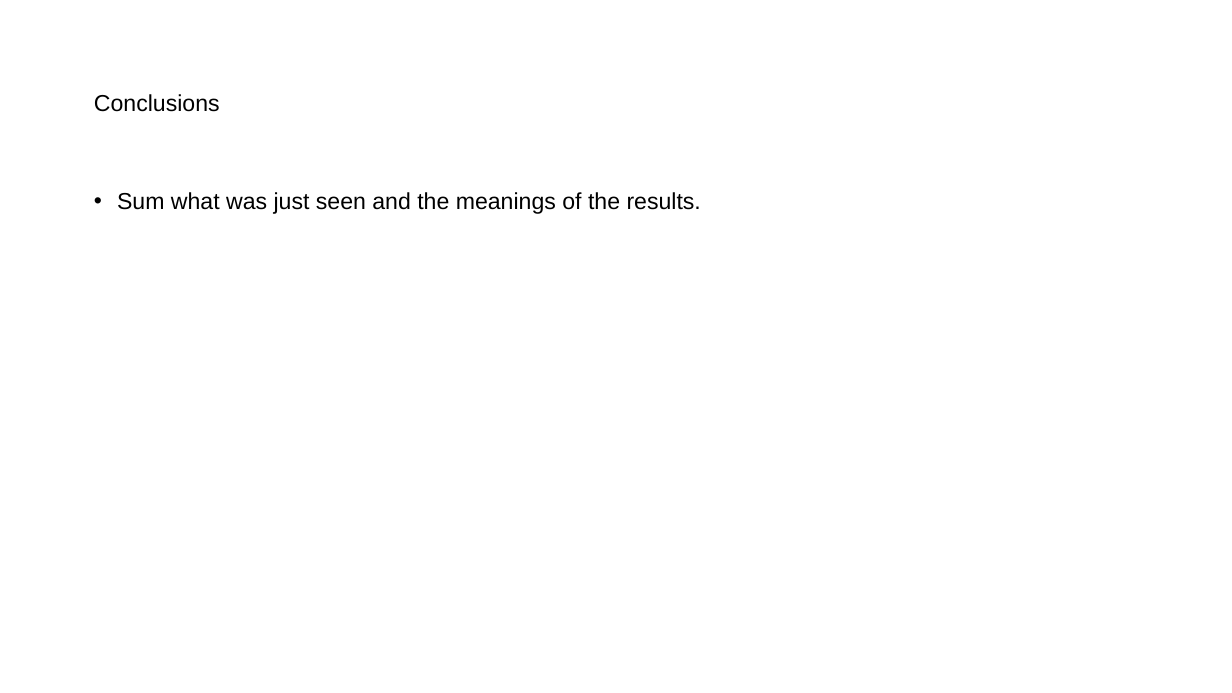
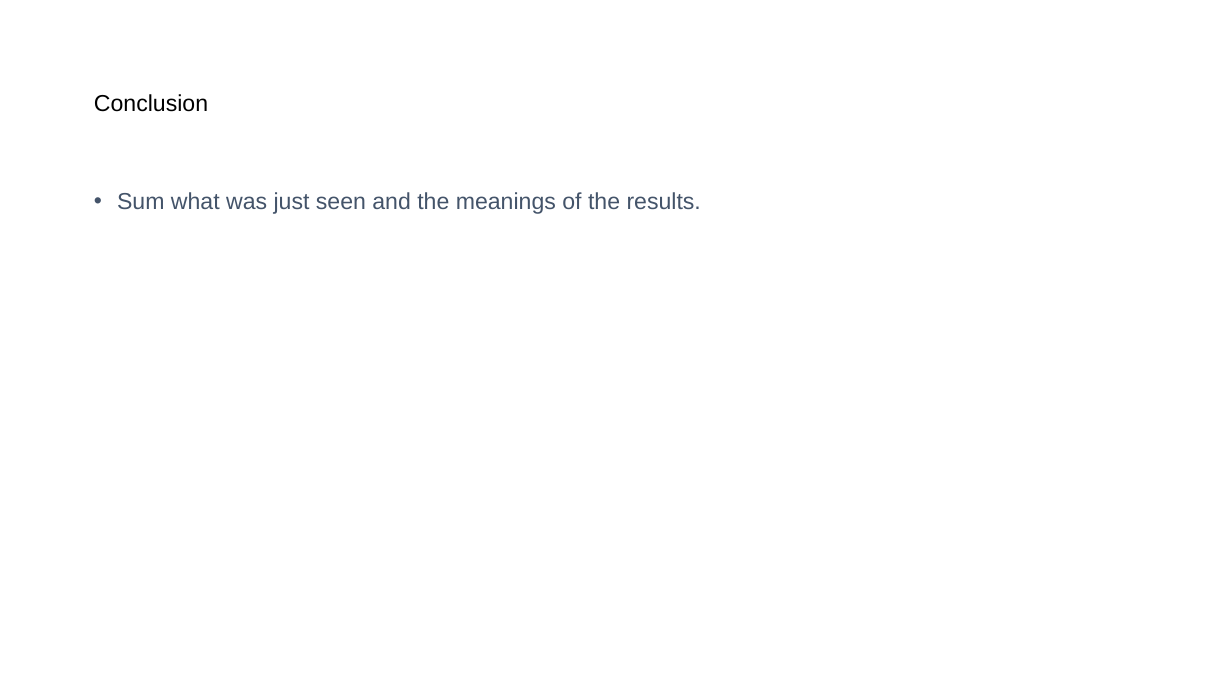
Before and after one commit to mathisme/ThinkfulDSFinalCapstone, a slide deck: slide 10 of Presentation.pptx. Drawn at 1232x693 pixels with LibreOffice and Linux fonts; fonts in the diff are those of the drawing. Boxes give left, top, right and bottom in pixels: in the first picture for what was removed or moved away, otherwise in the second. Text is boxed around its words. In the diff, an @@ line names an element or a change of style, - is before the commit and + after.

```diff
--- a/Presentation.pptx
+++ b/Presentation.pptx
@@ title at box(94, 94, 208, 112): text changed @@
-Conclusions
+Conclusion
@@ text "Sum what was just seen ..." at box(117, 192, 701, 214): text colour #000000 to #44546A @@
```
Also in this commit, not shown: 7 other slides changed, 5 slides added, 3 slides removed, 1 other file.
